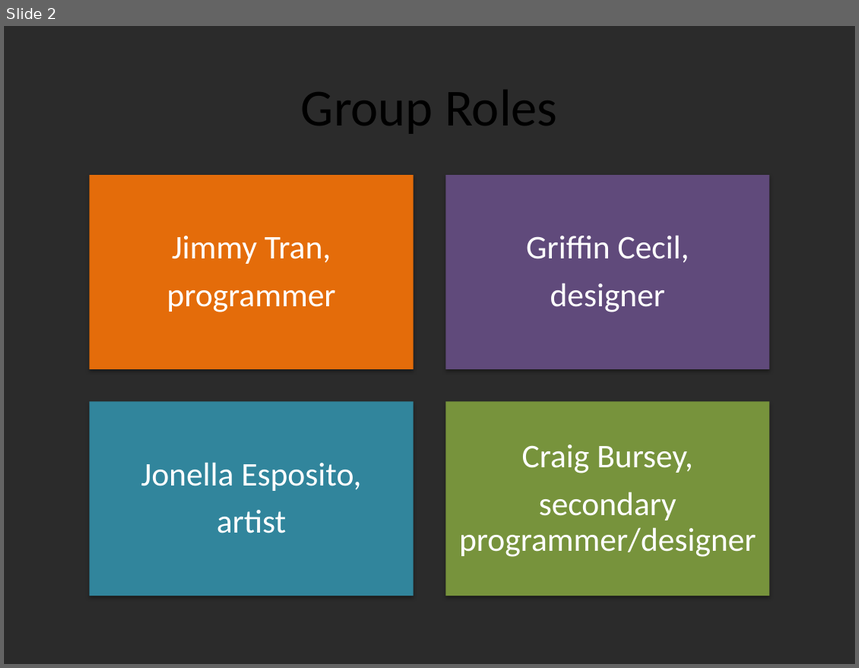
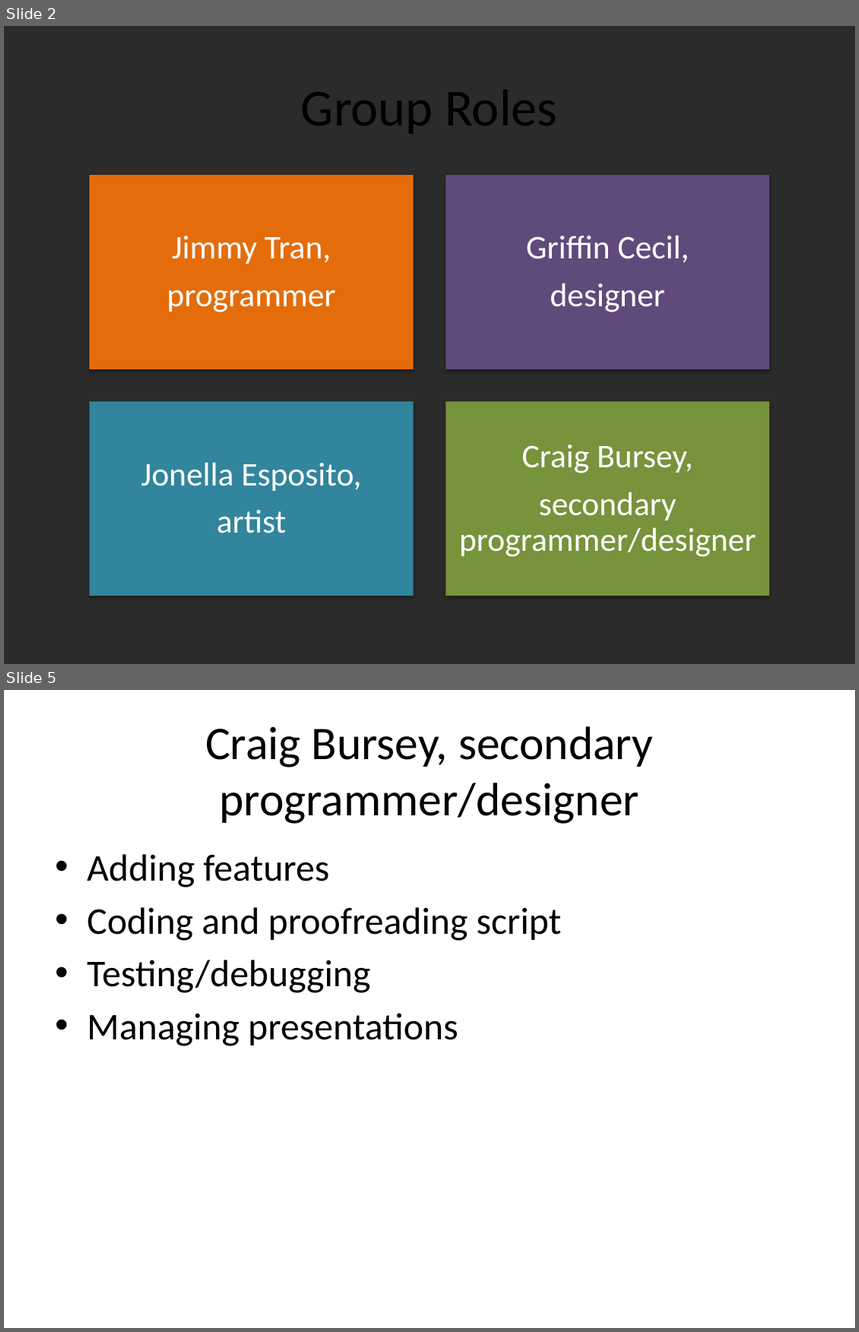
Before and after one commit to Jeemie/Ayee, a slide deck: WPIn Love, Status Update.pptx. Shown one above the other, each under a label of ours: slide 2 before the commit, slides 2 and 5 after it; the slides between them are not shown. The pictures are 859x668 and 859x1332 pixels, drawn with LibreOffice and Linux fonts; fonts in the diff are those of the drawing; background and template pictures are left out; a plain dark background stands for a picture behind light text. Boxes give left, top, right and bottom in pixels: in the first picture for what was removed or moved away, otherwise in the second. Text is boxed around its words. In the diff, an @@ line names an element or a change of style, - is before the commit and + after.

```diff
--- a/WPIn Love, Status Update.pptx
+++ b/WPIn Love, Status Update.pptx
@@ slide 5 added at (4, 690, 855, 1328), background picture (left out) @@
@@ title added at (205, 726, 653, 824), 39.6 pt, text #000000 @@
+Craig Bursey, secondary programmer/designer
@@ text added at (87, 854, 562, 1046), 32 pt, text #000000 @@
+• Adding features
+• Coding and proofreading script
+• Testing/debugging
+• Managing presentations
```
Also in this commit, not shown: 2 slides changed, 5 other slides added.
